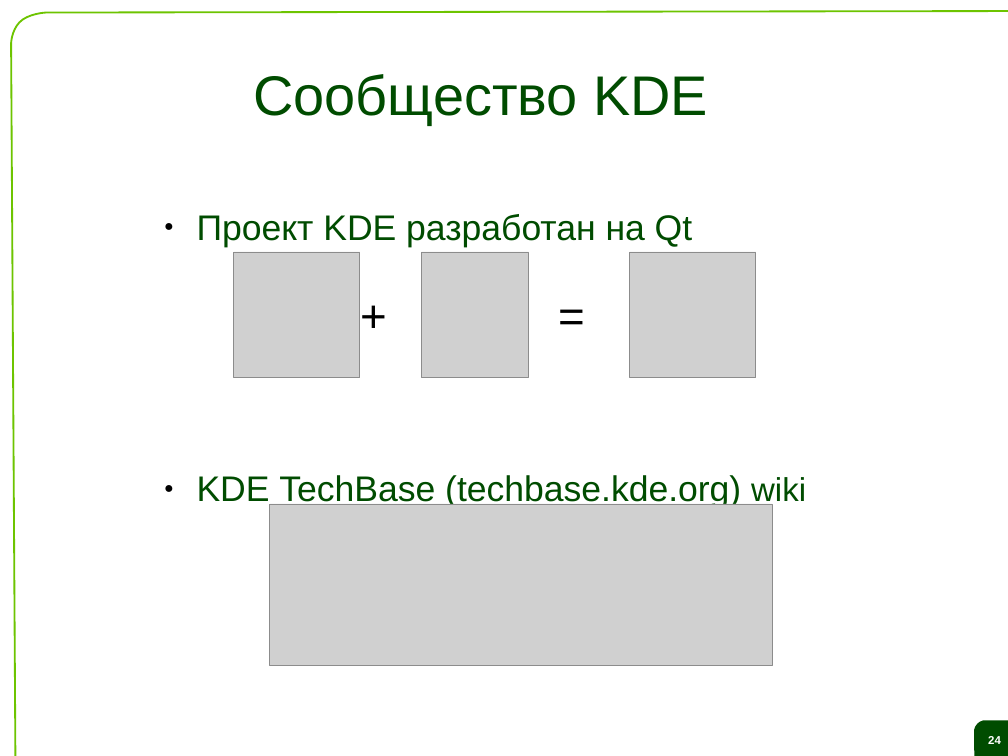
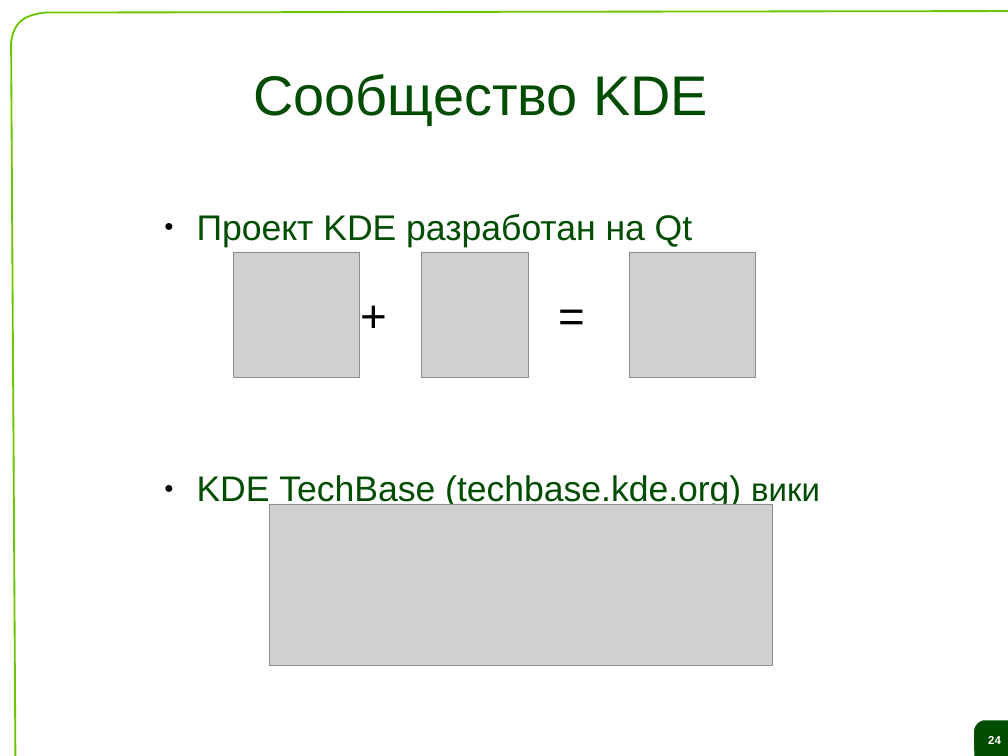
Before and after one commit to saa/qecm, a slide deck: slide 24 of Lectures and Exercises/L01 - The ideas behind Qt and a live demo/L1 Slides.odp. Drawn at 1008x756 pixels with LibreOffice and Linux fonts; fonts in the diff are those of the drawing; grey boxes stand for pictures; background and template pictures are left out. Boxes give left, top, right and bottom in pixels: in the first picture for what was removed or moved away, otherwise in the second. Text is boxed around its words. In the diff, an @@ line names an element or a change of style, - is before the commit and + after.

```diff
--- a/Lectures and Exercises/L01 - The ideas behind Qt and a live demo/L1 Slides.odp
+++ b/Lectures and Exercises/L01 - The ideas behind Qt and a live demo/L1 Slides.odp
@@ text at bbox=[197, 475, 820, 509]: text changed @@
-● KDE TechBase (techbase.kde.org) wiki
+● KDE TechBase (techbase.kde.org) вики
```
Also in this commit, not shown: 13 other slides changed.
